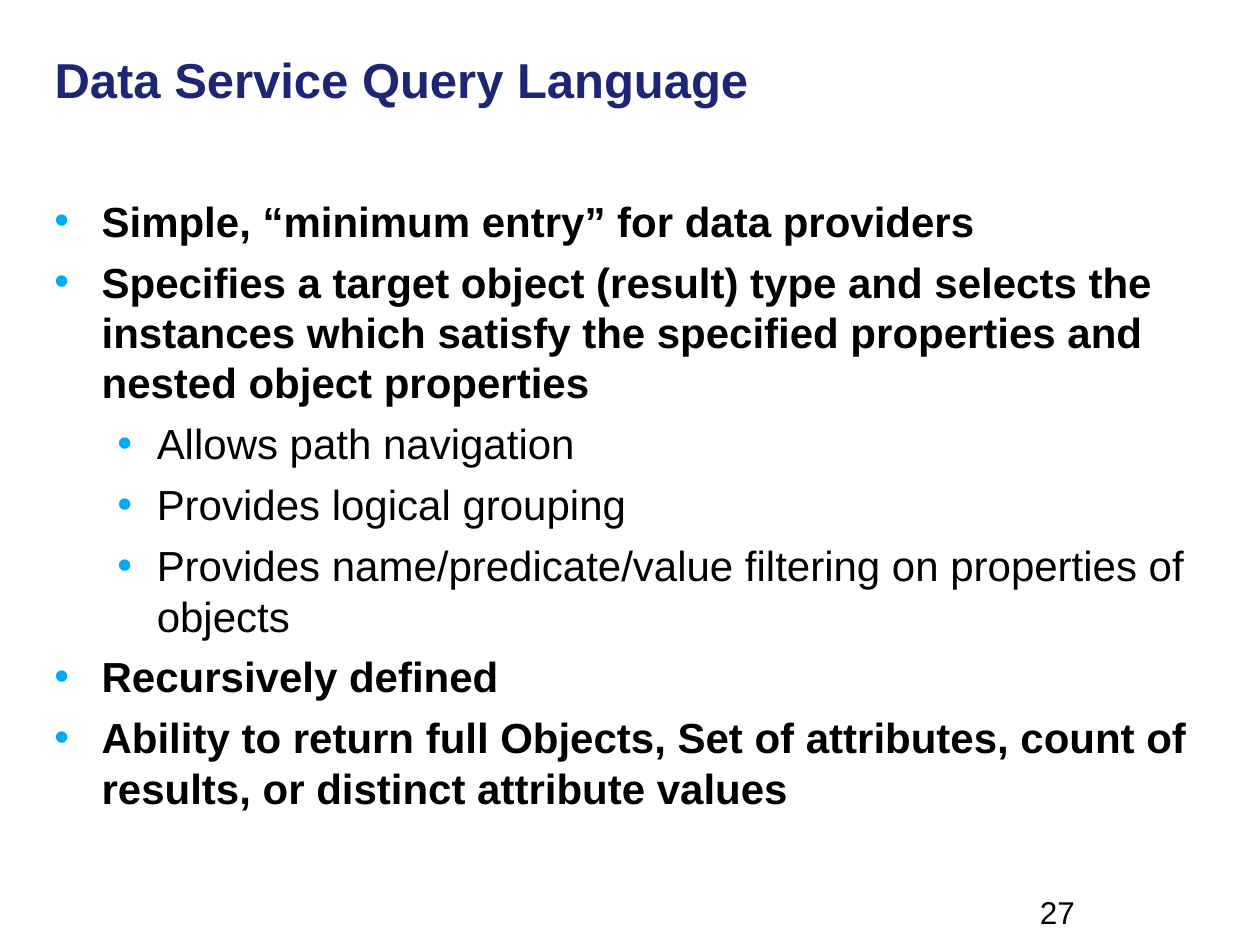
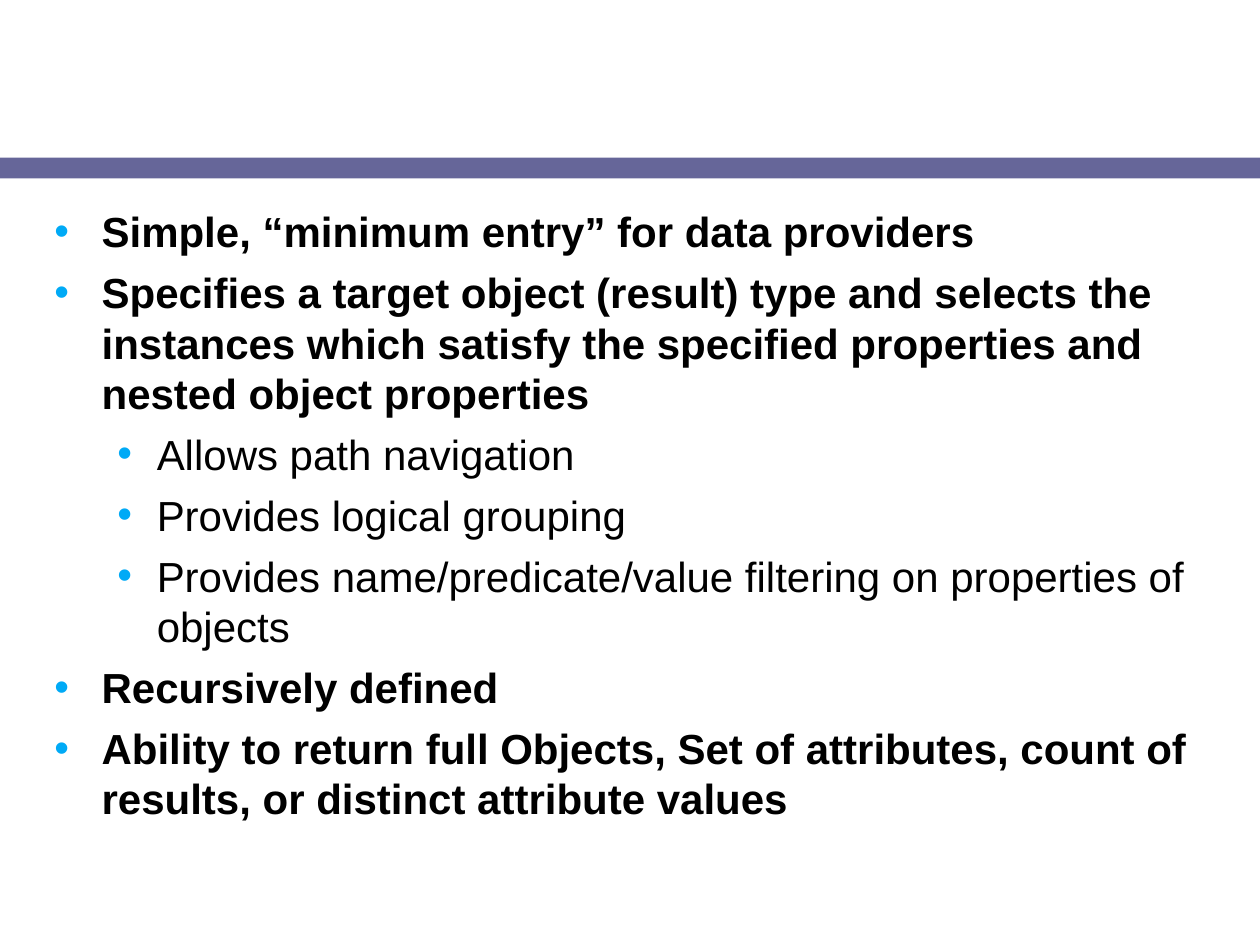
Before and after one commit to NCIP/cagrid-docs, a slide deck: slide 23 of presentations/2008_AnnualMeeting/breakouts/caGrid_Introduce.ppt (slide 27 before the commit). Drawn at 1260x945 pixels with LibreOffice and Linux fonts; fonts in the diff are those of the drawing; background and template pictures are left out. Boxes give left, top, right and bottom in pixels: in the first picture for what was removed or moved away, otherwise in the second. Text is boxed around its words. In the diff, an @@ line names an element or a change of style, - is before the commit and + after.

```diff
--- a/presentations/2008_AnnualMeeting/breakouts/caGrid_Introduce.ppt
+++ b/presentations/2008_AnnualMeeting/breakouts/caGrid_Introduce.ppt
@@ title "Data Service Query Language" at (x1=42, y1=0, x2=987, y2=147): size 28 to 24 pt, text colour #1C2674 to #FFFFFF @@
@@ rounded rectangle added at (x1=0, y1=158, x2=1260, y2=179), fill #666699 @@
@@ text "Simple, “minimum entry” for data ..." moved from (x1=102, y1=206, x2=1186, y2=811) to (x1=102, y1=216, x2=1186, y2=821) @@
@@ page number removed at (x1=1040, y1=902, x2=1075, y2=924) @@
-27
```
Also in this commit, not shown: 36 other slides changed, 4 slides removed.
